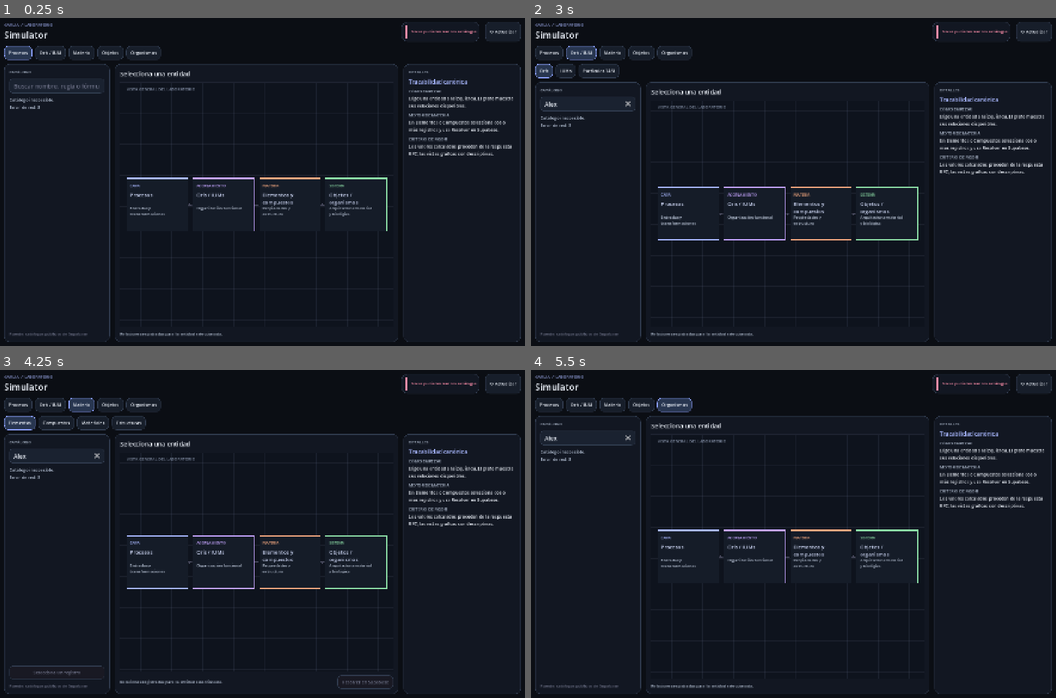
Above: before the commit, frames 1-4 (two rows, left to right).
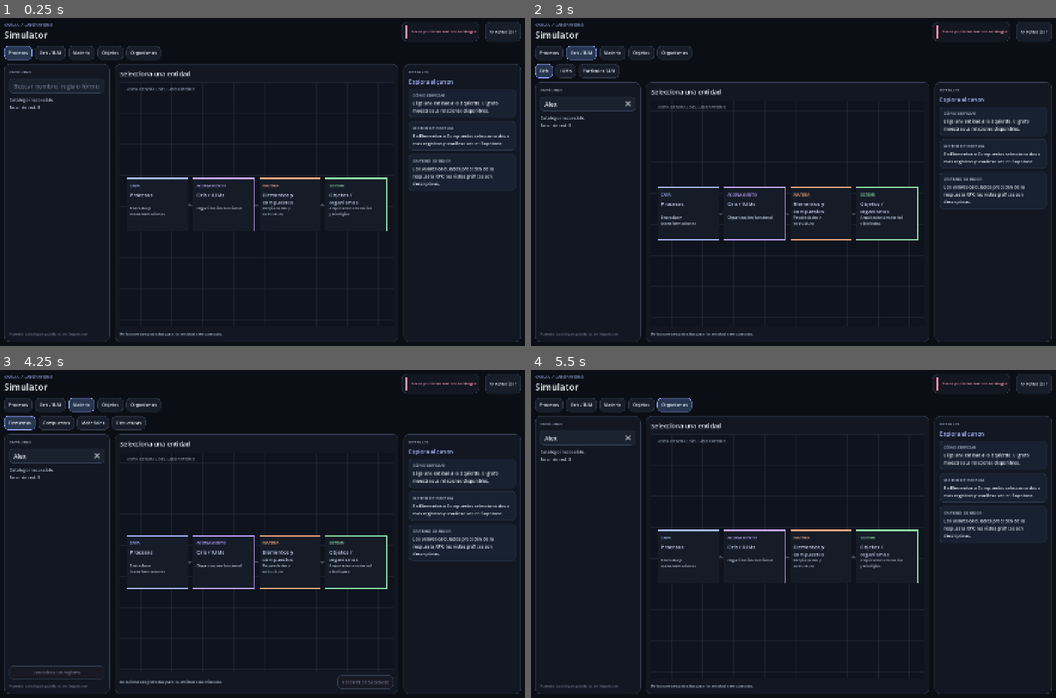
Above: after the commit, the same moments.

Repository: Franilover/Simulator
Game: Godot game, scene res://scenes/main.tscn
Same seed, same stepped clock (60 frames per second), same inputs: the game is played once before the commit and once after it.
Inputs (mouse positions are in pixels of both pictures, inside the frame that each line leads up to):
- Up to frame 1 (0.25 s): no input
- Up to frame 2 (3 s): click (588, 86) at 0.52 s; type "Alex" at 0.6 s; click "↻ Actualizar" at 1.25 s; click "Procesos" at 2 s; click "Oris / IUM" at 2.75 s
- Up to frame 3 (4.25 s): click "Materia" at 3.5 s
- Up to frame 4 (5.5 s): click "Objetos" at 4.25 s; click "Organismos" at 5 s

The runs differ from the first frame. In frame 1, 2.2% of the frame differs, in the area x 77-99%, y 18-53%; in frame 2, 2.2%; in frame 3, 2.2%; in frame 4, 2.2%.

Commit message:
Present inspector fields as spaced data cards and remove duplicated raw response

Diff:
--- a/scripts/simulator.gd
+++ b/scripts/simulator.gd
@@ -482,7 +482,7 @@
 			last_rpc = {"tag": tag, "data": data}
 			result_label.text = _rpc_summary(data, tag)
 			_graph_rpc_result(data, tag)
-			inspector_title.text = "Respuesta del motor"
+			inspector_title.text = "Resultado de simulación"
 			_render_inspector()
 			_set_status("Cálculo devuelto por Supabase", GREEN)
 		else:
@@ -1130,17 +1130,15 @@
 				for property_key in ["masa", "carga", "volumen_real", "volumen", "densidad_real", "densidad", "estabilidad", "rigidez", "flexibilidad", "dureza", "conductividad", "transparencia", "interaccion", "nota"]:
 					if response.has(property_key):
 						_add_detail(property_key.replace("_", " ").capitalize(), str(response[property_key]))
-			_add_detail("Respuesta íntegra", _pretty(response))
 		return
 	if selected.is_empty():
-		inspector_title.text = "Trazabilidad canónica"
+		inspector_title.text = "Explora el canon"
 		_add_detail("Cómo empezar", "Elige una entidad a la izquierda. El grafo muestra sus relaciones disponibles.")
 		_add_detail("Motor de materia", "En Elementos o Compuestos selecciona dos o más registros y usa Resolver en Supabase.")
 		_add_detail("Criterio de rigor", "Los valores calculados proceden de la respuesta RPC; las vistas gráficas son descriptivas.")
 		return
 
-	inspector_title.text = current_key.capitalize()
-	_add_detail("Identidad", str(selected.get("nombre", "Sin nombre")), ACCENT)
+	inspector_title.text = str(selected.get("nombre", current_key.capitalize()))
 	match current_key:
 		"procesos":
 			_add_detail("Tipo / naturaleza", str(selected.get("tipo", "—")) + " / " + str(selected.get("naturaleza_canonica", "—")))
@@ -1226,10 +1224,28 @@
 
 
 func _add_detail(heading: String, value: String, tint: Color = TEXT_COLOR) -> void:
+	var card := PanelContainer.new()
+	var card_style := StyleBoxFlat.new()
+	card_style.bg_color = Color("#182131")
+	card_style.border_color = Color("#2b374a")
+	card_style.set_border_width_all(1)
+	card_style.set_corner_radius_all(10)
+	card_style.content_margin_left = 0
+	card_style.content_margin_right = 0
+	card_style.content_margin_top = 0
+	card_style.content_margin_bottom = 0
+	card.add_theme_stylebox_override("panel", card_style)
+	card.size_flags_horizontal = Control.SIZE_EXPAND_FILL
+	inspector_content.add_child(card)
+	var margin := _with_margin(card, 11)
+	card.add_child(margin)
 	var block := VBoxContainer.new()
-	block.add_theme_constant_override("separation", 3)
-	inspector_content.add_child(block)
-	block.add_child(_label(heading.to_upper(), 10, MUTED))
+	block.add_theme_constant_override("separation", 5)
+	block.size_flags_horizontal = Control.SIZE_EXPAND_FILL
+	margin.add_child(block)
+	var title := _label(heading.to_upper(), 10, MUTED)
+	title.autowrap_mode = TextServer.AUTOWRAP_WORD_SMART
+	block.add_child(title)
 	var label := _label(value if not value.is_empty() else "Sin dato registrado", 12, tint)
 	label.autowrap_mode = TextServer.AUTOWRAP_WORD_SMART
 	label.size_flags_horizontal = Control.SIZE_EXPAND_FILL
